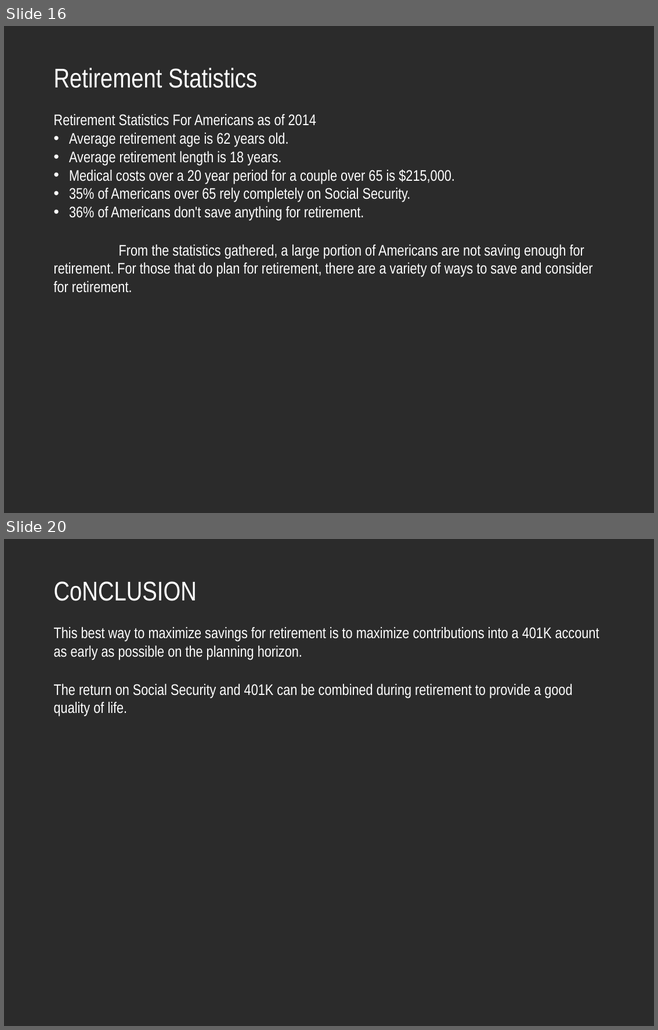
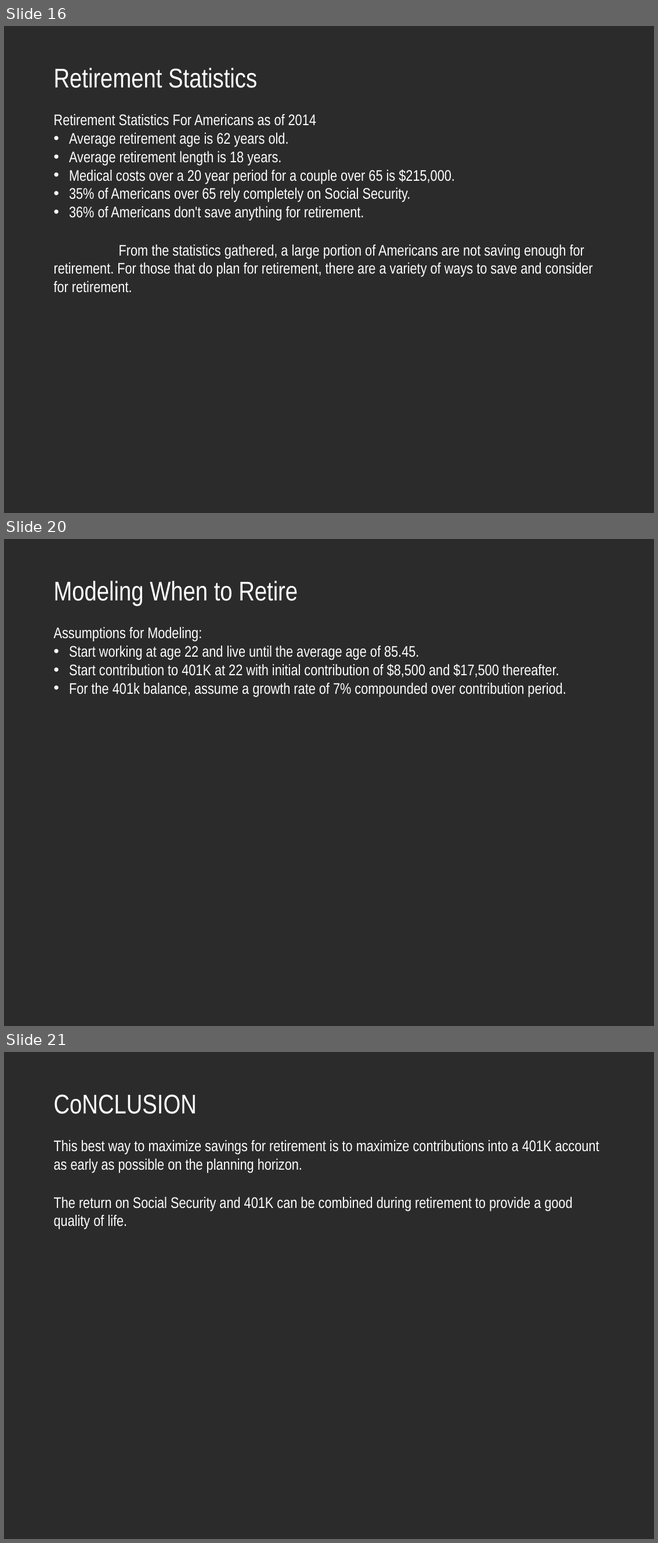
Before and after one commit to parthaban/IS_609_Group_Project, a slide deck: IS609-Final-Projects.pptx. Shown one above the other, each under a label of ours: slides 16 and 20 before the commit, slides 16, 20 and 21 after it; the slides between them are not shown. The pictures are 658x1030 and 658x1543 pixels, drawn with LibreOffice and Linux fonts; fonts in the diff are those of the drawing; background and template pictures are left out; a plain dark background stands for a picture behind light text. Boxes give left, top, right and bottom in pixels: in the first picture for what was removed or moved away, otherwise in the second. Text is boxed around its words. In the diff, an @@ line names an element or a change of style, - is before the commit and + after.

Commit message:
Retirement Slide Information

```diff
--- a/IS609-Final-Projects.pptx
+++ b/IS609-Final-Projects.pptx
@@ slide 20 added at [4,539,654,1026], background picture (left out) @@
@@ text added at [54,581,297,606], 30 pt, text #FFFFFF @@
+Modeling When to Retire
@@ text added at [54,627,565,697], 17 pt, text #FFFFFF @@
+Assumptions for Modeling:
+• Start working at age 22 and live until the average age of 85.45.
+• Start contribution to 401K at 22 with initial contribution of $8,500 and $17,500 thereafter.
+• For the 401k balance, assume a growth rate of 7% compounded over contribution period.
@@ what was slide 20 is now slide 21 @@
```
Also in this commit, not shown: 4 slides changed, 1 other file.
